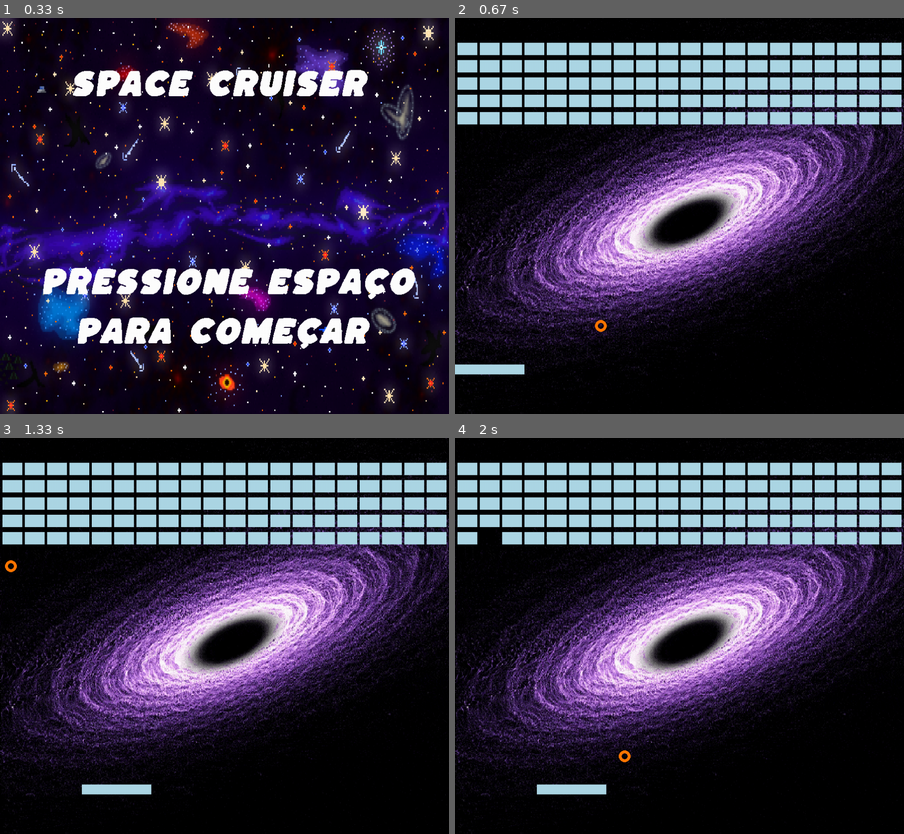
Above: before the commit, frames 1-4 (two rows, left to right).
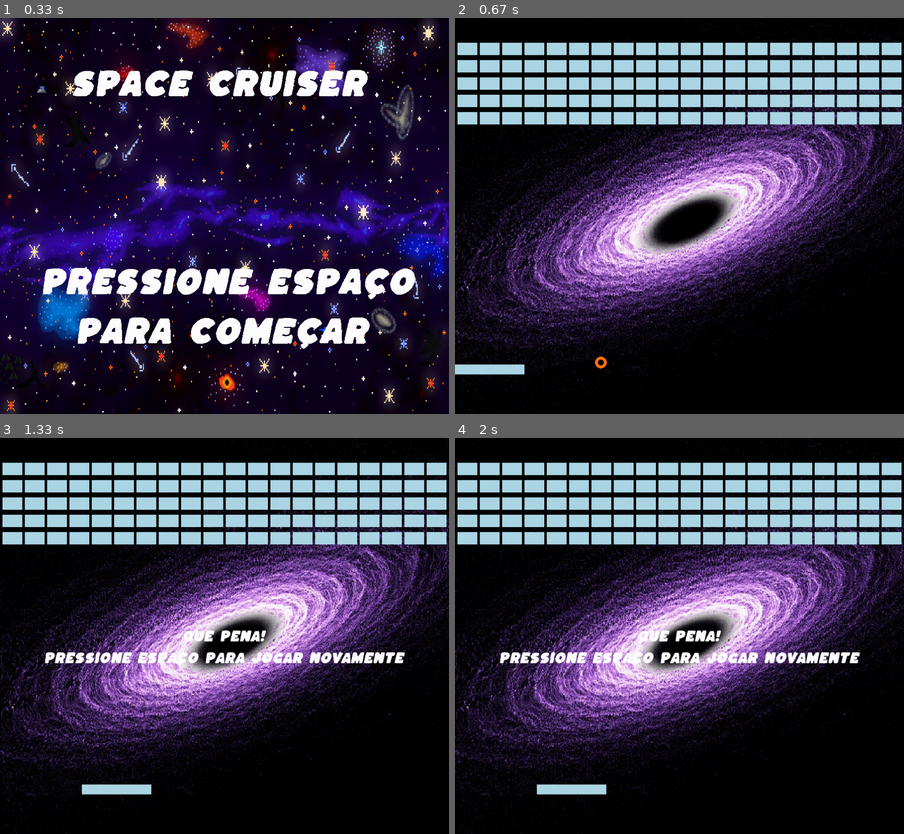
Above: after the commit, the same moments.

Repository: eduardotomiya/pygame-Henrique-Barone-Thiago-Gouveia-e-Eduardo-Tomiya
Game: pygame game, started from jogo.py
Two runs of this game, one before a commit and one after it. Both use one fixed random seed, a clock stepped at 60 frames per second and the inputs below.
Inputs (mouse positions are in pixels of both pictures, inside the frame that each line leads up to):
- Up to frame 1 (0.33 s): no input
- Up to frame 2 (0.67 s): tap Space at 0.33 s
- Up to frame 3 (1.33 s): click (116, 639) at 0.72 s
- Up to frame 4 (2 s): no input

Frame 1 is identical in both runs. In frame 2, 0.1% of the frame differs, in the area x 31-34%, y 76-89%; in frame 3, 2.0%; in frame 4, 2.1%, in the area x 5-91%, y 23-82%.

Commit message:
Fix ball speed bolas.py

Diff:
--- a/bolas.py
+++ b/bolas.py
@@ -7,8 +7,8 @@
         self.w = w
         self.h = h
         self.color = color
-        self.xv = random.randint(-6,6)
-        self.yv = 6
+        self.xv = random.randint(-6,6 )
+        self.yv = 8
         self.xx = self.x + self.w
         self.yy = self.y + self.h
 
